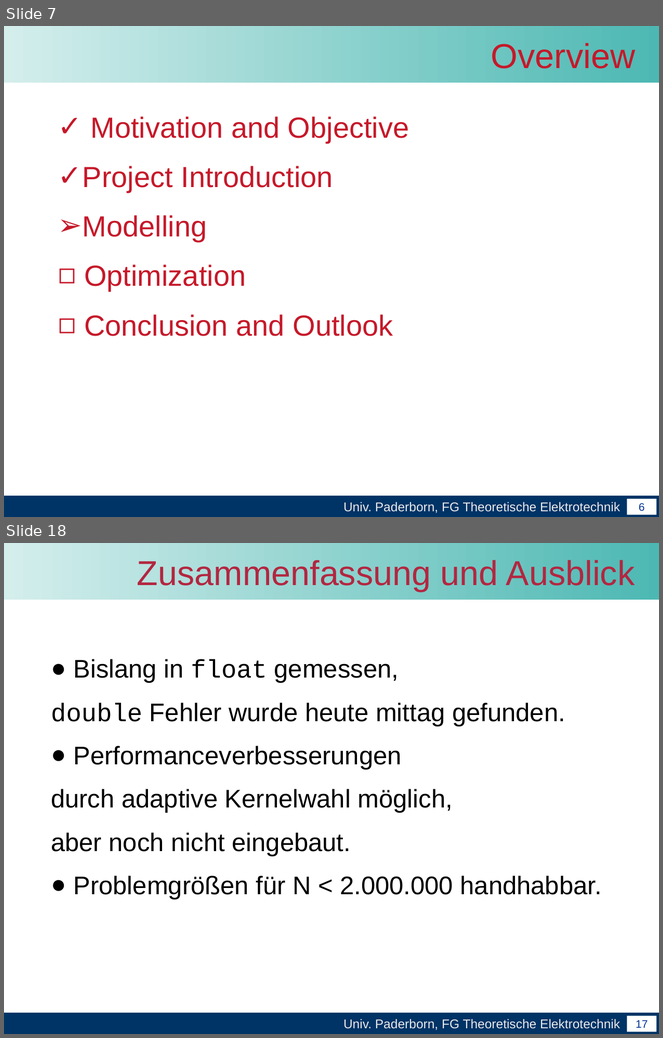
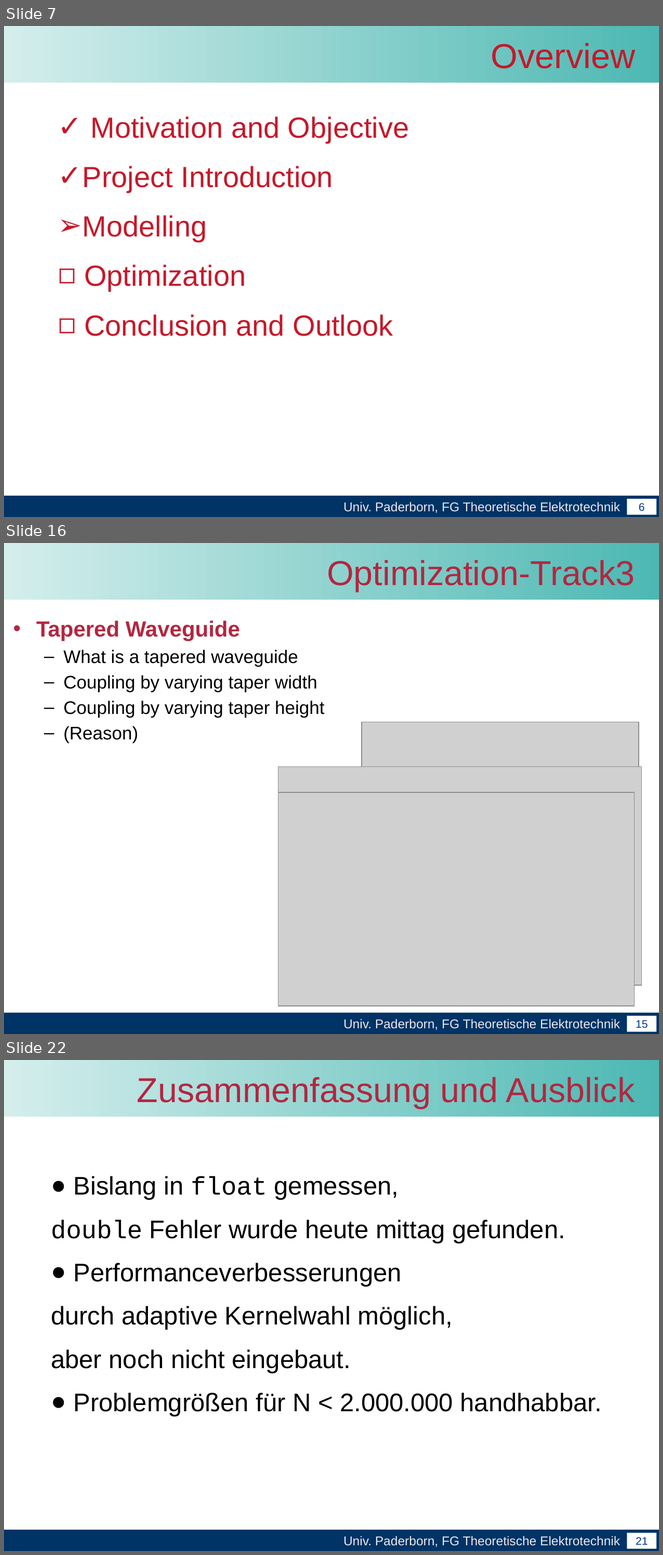
Before and after one commit to leonard117/arbeittet, a slide deck: Master_arbeit/word/Abschlussvortrag der Masterarbeit.pptx. Shown one above the other, each under a label of ours: slides 7 and 18 before the commit, slides 7, 16 and 22 after it; the slides between them are not shown. The pictures are 663x1038 and 663x1555 pixels, drawn with LibreOffice and Linux fonts; fonts in the diff are those of the drawing; grey boxes stand for pictures; background and template pictures are left out. Boxes give left, top, right and bottom in pixels: in the first picture for what was removed or moved away, otherwise in the second. Text is boxed around its words. In the diff, an @@ line names an element or a change of style, - is before the commit and + after.

```diff
--- a/Master_arbeit/word/Abschlussvortrag der Masterarbeit.pptx
+++ b/Master_arbeit/word/Abschlussvortrag der Masterarbeit.pptx
@@ slide 16 added at [4,543,659,1034], background #FFFFFF; not listed: 4 template elements that a slide beside it also shows @@
@@ title added at [327,558,635,592], 38 pt, text #B32640 @@
+Optimization-Track3
@@ text added at [36,620,324,743], 20 pt, text #000000 @@
+• Tapered Waveguide
+  – What is a tapered waveguide
+  – Coupling by varying taper width
+  – Coupling by varying taper height
+  – (Reason)
@@ picture added at [362,722,639,876] @@
@@ picture added at [279,767,642,986] @@
@@ picture added at [279,793,634,1006] @@
@@ what was slide 18 is now slide 22 @@
@@ page number at [636,1537,648,1545]: text changed @@
-17
+21
```
Also in this commit, not shown: 3 slides changed, 13 other slides added, 14 slides removed.
